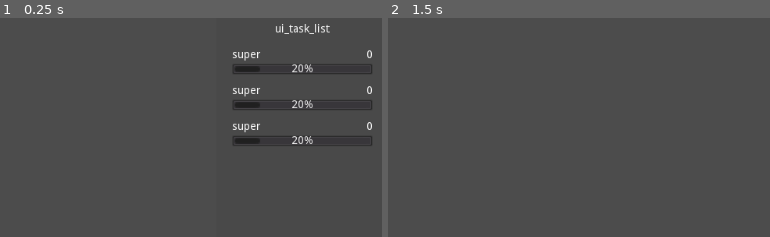
Above: before the commit, frames 1-2 (left to right).
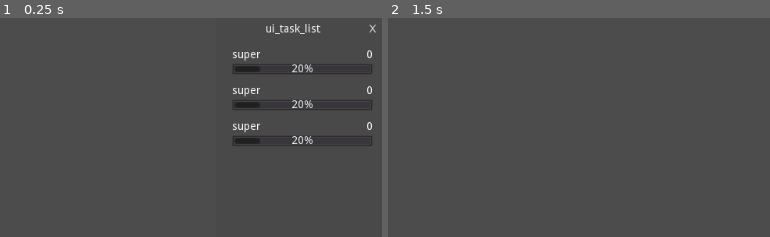
Above: after the commit, the same moments.

Repository: Eptwalabha/ld46
Game: Godot game, scene res://scenes/game/Game.tscn
Two runs of this game, one before a commit and one after it. Both use one fixed random seed, a clock stepped at 60 frames per second and the inputs below.
Inputs:
- Up to frame 1 (0.25 s): no input
- Up to frame 2 (1.5 s): click "task" at 0.5 s; click "next hour" at 1.25 s
The pictures show only the part of the screen within x 50-100%, y 0-50%; the shares and areas given below are measured in that part.

The runs differ from the first frame. In frame 1, 0.4% of the frame differs, in the area x 69-99%, y 2-8%; in frame 2, nothing differs.

Commit message:
add crew type

Diff:
--- a/project.godot
+++ b/project.godot
@@ -29,7 +29,7 @@
 "language": "GDScript",
 "path": "res://scenes/game/Ship.gd"
 }, {
-"base": "Reference",
+"base": "Node2D",
 "class": "ShipRoom",
 "language": "GDScript",
 "path": "res://scenes/game/room/ShipRoom.gd"
--- a/scenes/game/crew/CrewMember.gd
+++ b/scenes/game/crew/CrewMember.gd
@@ -15,7 +15,7 @@
 func _ready() -> void:
 	crew_name = name
 
-func productivity(hour) -> float:
+func productivity(hour: int) -> float:
 	var pick_productivity = _pick_productivity(hour)
 	return pick_productivity
 
--- /dev/null
+++ b/scenes/game/crew/member/AndroidCrew.gd
@@ -0,0 +1,11 @@
+extends "res://scenes/game/crew/CrewMember.gd"
+
+var in_maintenance := false
+
+func update_crew_state(hour) -> void:
+	pass
+
+func productivity(_hour: int) -> float:
+	if in_maintenance:
+		return 0.0
+	return 1.0
--- /dev/null
+++ b/scenes/game/crew/member/AndroidCrew.tscn
@@ -0,0 +1,7 @@
+[gd_scene load_steps=3 format=2]
+
+[ext_resource path="res://scenes/game/crew/CrewMember.tscn" type="PackedScene" id=1]
+[ext_resource path="res://scenes/game/crew/member/AndroidCrew.gd" type="Script" id=2]
+
+[node name="AndroidCrew" instance=ExtResource( 1 )]
+script = ExtResource( 2 )
--- /dev/null
+++ b/scenes/game/crew/member/HumanCrew.tscn
@@ -0,0 +1,5 @@
+[gd_scene load_steps=2 format=2]
+
+[ext_resource path="res://scenes/game/crew/CrewMember.tscn" type="PackedScene" id=1]
+
+[node name="HumanCrew" instance=ExtResource( 1 )]
--- a/scenes/game/ui/GameUI.tscn
+++ b/scenes/game/ui/GameUI.tscn
@@ -68,3 +68,4 @@
 [connection signal="pressed" from="Actions/HBoxContainer/NextHour" to="." method="_on_NextHour_pressed"]
 [connection signal="pressed" from="Actions/HBoxContainer/NextEvent" to="." method="_on_NextEvent_pressed"]
 [connection signal="toggled" from="Actions/HBoxContainer/Task" to="." method="_on_Task_toggled"]
+[connection signal="on_window_closed" from="TaskList" to="." method="_on_TaskList_on_window_closed"]
--- a/scenes/game/ui/UI.gd
+++ b/scenes/game/ui/UI.gd
@@ -18,6 +18,16 @@
 func _on_NextEvent_pressed() -> void:
 	emit_signal("next_event_clicked")
 
+func _on_Task_toggled(button_pressed: bool) -> void:
+	if button_pressed:
+		$TaskList.open()
+	else:
+		$TaskList.close()
 
-func _on_Task_toggled(button_pressed: bool) -> void:
-	$TaskList.visible = button_pressed
+
+func _on_TaskList_on_window_closed(window) -> void:
+	match window.title:
+		"ui_task_list":
+			$Actions/HBoxContainer/Task.pressed = false
+		_ :
+			pass
--- a/scenes/game/ui/task/UITaskList.gd
+++ b/scenes/game/ui/task/UITaskList.gd
@@ -1,2 +1,3 @@
+tool
 class_name UITaskList
 extends UIWindow
--- a/scenes/game/ui/task/UITaskList.tscn
+++ b/scenes/game/ui/task/UITaskList.tscn
@@ -6,13 +6,10 @@
 
 [node name="TaskList" instance=ExtResource( 2 )]
 script = ExtResource( 3 )
+title = "ui_task_list"
 
 [node name="Title" parent="MarginContainer/Content/Header/Content" index="0"]
-margin_right = 1004.0
 text = "ui_task_list"
-
-[node name="Close" parent="MarginContainer/Content/Header/Content" index="1"]
-visible = false
 
 [node name="VBoxContainer" type="VBoxContainer" parent="MarginContainer/Content/Body" index="0"]
 margin_right = 1004.0
--- a/scenes/game/ui/window/UIWindow.gd
+++ b/scenes/game/ui/window/UIWindow.gd
@@ -2,6 +2,8 @@
 class_name UIWindow
 extends Control
 
+signal on_window_closed(window_name)
+signal on_window_opened
 
 export(String) var title := "title" setget _set_window_title
 export(bool) var closable := true setget _set_window_closable
@@ -9,6 +11,15 @@
 
 func _ready() -> void:
 	print("title %s" % title)
+
+
+func close() -> void:
+	emit_signal("on_window_closed", self)
+	hide()
+
+func open() -> void:
+	emit_signal("on_window_opened")
+	show()
 
 func _set_window_title(new_title) -> void:
 	title = new_title
@@ -19,4 +30,4 @@
 	$MarginContainer/Content/Header/Content/Close.visible = closable
 
 func _on_Close_pressed() -> void:
-	hide()
+	close()
